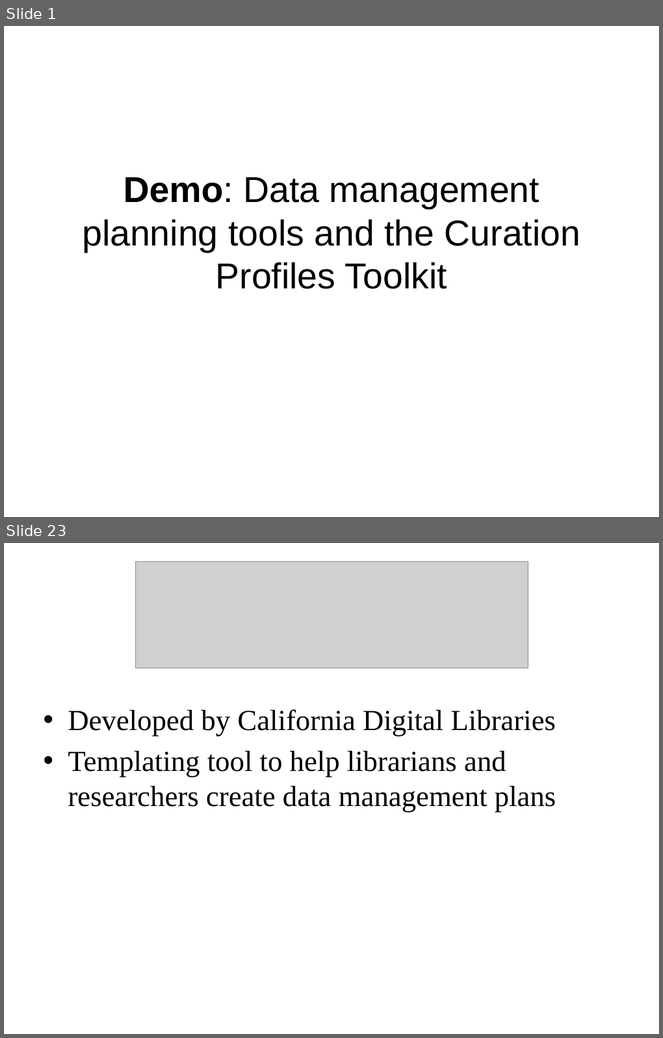
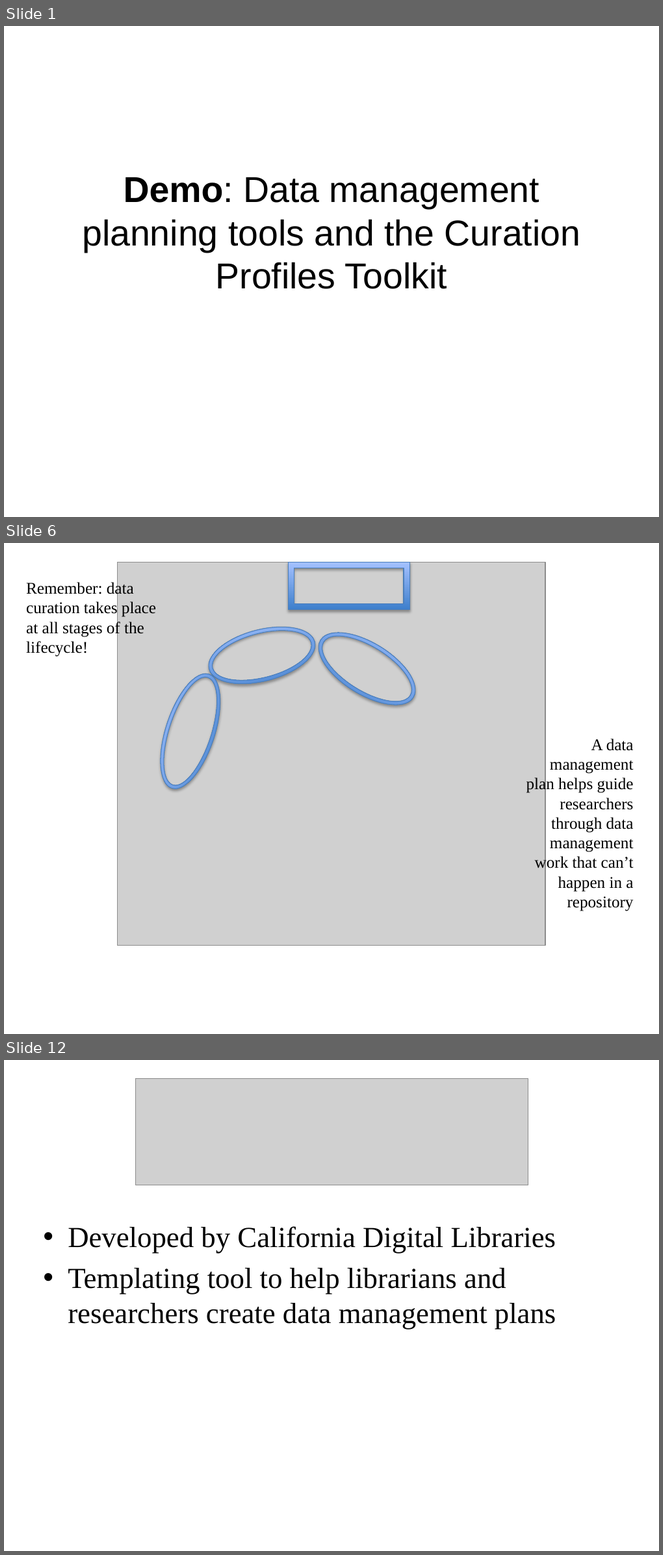
Before and after one commit to DataCurationWorkshop/Beijing-2015, a slide deck: Day1_Demo_DMPTools.pptx. Shown one above the other, each under a label of ours: slides 1 and 23 before the commit, slides 1, 6 and 12 after it; the slides between them are not shown. The pictures are 663x1038 and 663x1555 pixels, drawn with LibreOffice and Linux fonts; fonts in the diff are those of the drawing; grey boxes stand for pictures; background and template pictures are left out. Boxes give left, top, right and bottom in pixels: in the first picture for what was removed or moved away, otherwise in the second. Text is boxed around its words. In the diff, an @@ line names an element or a change of style, - is before the commit and + after.

```diff
--- a/Day1_Demo_DMPTools.pptx
+++ b/Day1_Demo_DMPTools.pptx
@@ slide 6 added at [4,543,659,1034], background #FFFFFF @@
@@ picture added at [118,562,546,945] @@
@@ frame added at [288,562,410,609], fill gradient #3F80CE to #A4C4FF, outline #4B7EBC 0.75 pt @@
@@ text added at [26,581,156,657], 18 pt, text #000000 @@
+Remember: data curation takes place at all stages of the lifecycle!
@@ donut added at [202,616,321,694], fill gradient #3F80CE to #A4C4FF, outline #4B7EBC 0.75 pt @@
@@ donut added at [307,618,427,720], fill gradient #3F80CE to #A4C4FF, outline #4B7EBC 0.75 pt @@
@@ donut added at [148,667,232,796], fill gradient #3F80CE to #A4C4FF, outline #4B7EBC 0.75 pt @@
@@ text added at [527,739,634,912], 18 pt, text #000000 @@
+A data management plan helps guide researchers through data management work that can’t happen in a repository
@@ what was slide 23 is now slide 12 @@
```
Also in this commit, not shown: 2 slides changed, 23 other slides added, 6 slides removed, 1 other file.
